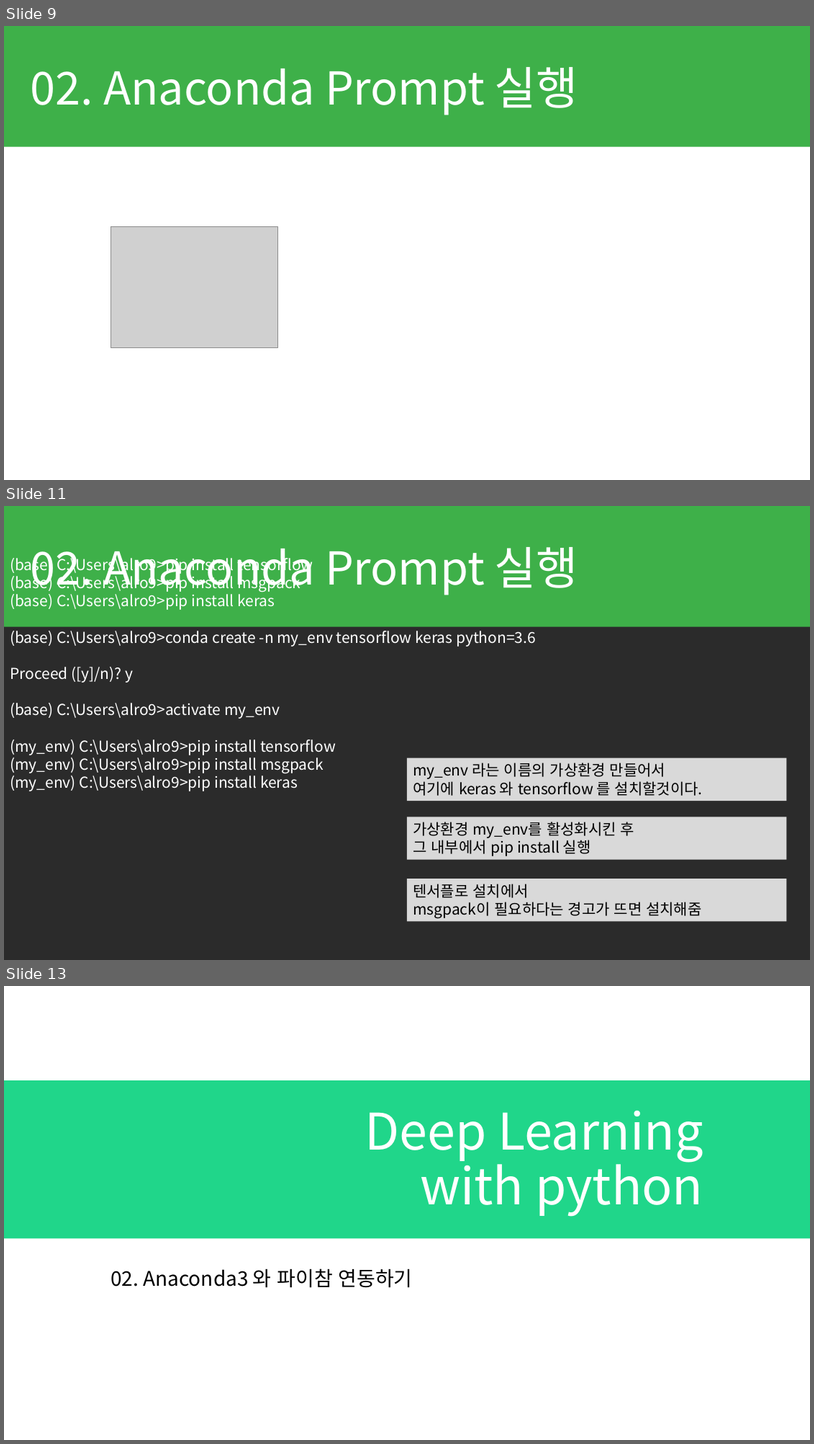
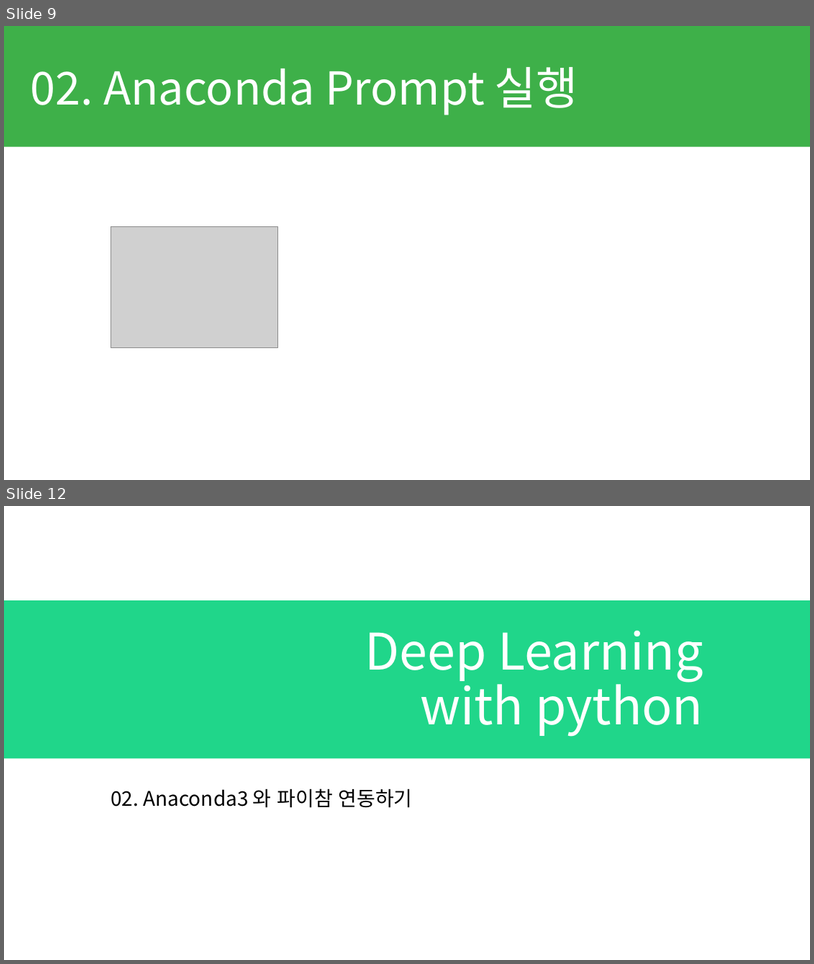
Before and after one commit to alro923/Deep_learning_with_python, a slide deck: 00 환경설정 (아나콘다,텐서플로,케라스).pptx. Shown one above the other, each under a label of ours: slides 9, 11 and 13 before the commit, slides 9 and 12 after it; the slides between them are not shown. The pictures are 814x1444 and 814x964 pixels, drawn with LibreOffice and Linux fonts; fonts in the diff are those of the drawing; grey boxes stand for pictures; background and template pictures are left out; a plain dark background stands for a picture behind light text. Boxes give left, top, right and bottom in pixels: in the first picture for what was removed or moved away, otherwise in the second. Text is boxed around its words. In the diff, an @@ line names an element or a change of style, - is before the commit and + after.

Commit message:
00 환경설정 업데이트

```diff
--- a/00 환경설정 (아나콘다,텐서플로,케라스).pptx
+++ b/00 환경설정 (아나콘다,텐서플로,케라스).pptx
@@ slide 11 removed at <box>4,506,810,960</box>, background picture (left out) @@
@@ rectangle removed at <box>4,506,810,627</box> @@
-02. Anaconda Prompt 실행
@@ text removed at <box>10,555,536,791</box> @@
-(base) C:\Users\alro9>pip install tensorflow
-(base) C:\Users\alro9>pip install msgpack
-(base) C:\Users\alro9>pip install keras
-(base) C:\Users\alro9>conda create -n my_env tensorflow keras python=3.6
-Proceed ([y]/n)? y
-(base) C:\Users\alro9>activate my_env
-(my_env) C:\Users\alro9>pip install tensorflow
-(my_env) C:\Users\alro9>pip install msgpack
-(my_env) C:\Users\alro9>pip install keras
@@ rectangle removed at <box>407,758,787,800</box> @@
-my_env 라는 이름의 가상환경 만들어서
-여기에 keras 와 tensorflow 를 설치할것이다.
@@ rectangle removed at <box>407,817,787,860</box> @@
-가상환경 my_env를 활성화시킨 후
-그 내부에서 pip install 실행
@@ rectangle removed at <box>407,879,787,921</box> @@
-텐서플로 설치에서
-msgpack이 필요하다는 경고가 뜨면 설치해줌
@@ what was slide 13 is now slide 12 @@
```
Also in this commit, not shown: 2 slides changed.
